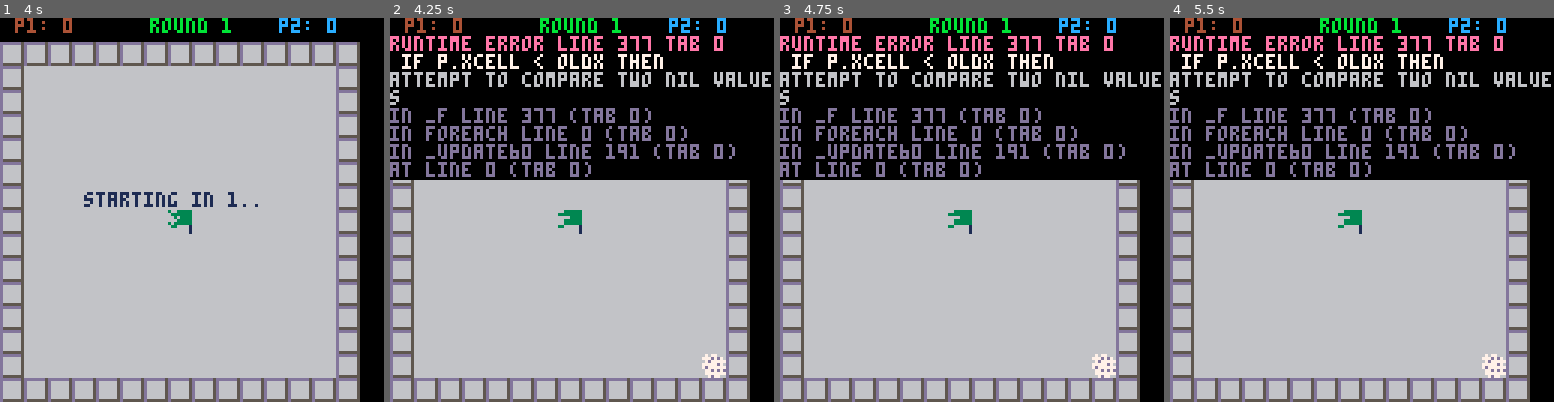
Above: before the commit, frames 1-4 (left to right).
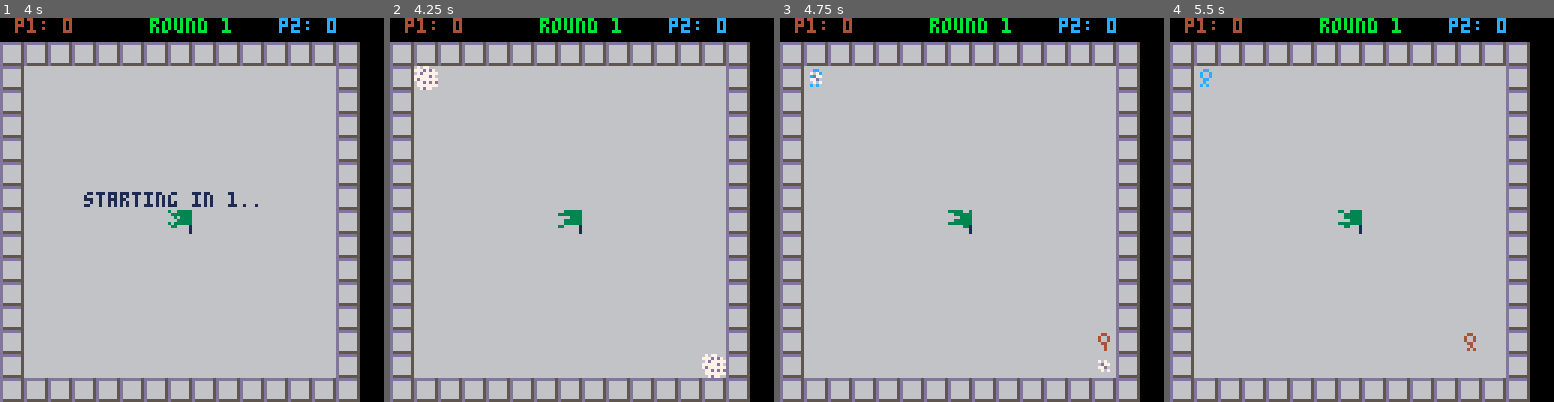
Above: after the commit, the same moments.

Repository: King-Swood/pico-8-fun
Game: PICO-8 cartridge manicctf.p8
The game is run twice, just before and just after one commit, with the same random seed, the same clock (stepped at 60 frames per second) and the same inputs.
Inputs:
- Up to frame 1 (4 s): tap X (X key) at 0.33, 1.07, 1.85, 2.97 s; tap O (Z key) at 0.7, 1.7, 2.1, 2.5, 2.9, 3.3, 3.7 s; hold Right 1.6-2.1 s; hold Up 2.15-2.42 s; hold Right 2.47-3.03 s; hold Left 3.08-3.58 s; hold Down 3.63-3.97 s
- Up to frame 2 (4.25 s): hold Right from 4.02 s (still down); tap X (X key) at 4.08 s; tap O (Z key) at 4.1 s
- Up to frame 3 (4.75 s): tap O (Z key) at 4.5 s; release Right at 4.68 s; hold Up from 4.73 s (still down)
- Up to frame 4 (5.5 s): tap O (Z key) at 4.9, 5.3 s; release Up at 5.03 s; hold Left from 5.08 s (still down); tap X (X key) at 5.2 s

Frame 1 is identical in both runs. In frame 2, 33% of the frame differs, in the area x 0-100%, y 4-43%; in frame 3, 33%; in frame 4, 33%, in the area x 0-100%, y 4-94%.
Error before the commit: runtime error line 377 tab 0; if p.xcell < oldx then; attempt to compare two nil values

Commit message:
Gameplay is now working properly again.

Diff:
--- a/manicctf.p8
+++ b/manicctf.p8
@@ -191,7 +191,7 @@
 			g.scoretimer = 3 * g.framerate
 			g.roundcomplete = true
 		else
-			foreach(g.players, player_update)
+			foreach(g.players,player_update)
 			for i=1,2 do
 				game_stats_update(g.playerstats[i], g.players[i])
 			end
@@ -322,8 +322,8 @@
 	anim_init(a,x,y)
 	a.sp={1}
 	a.stp=0
-	-- a.initialx = xcell
-	-- a.initialy = ycell
+	a.xlast=-999
+	a.ylast=-999
 	a.flag=false
 	a.colour=4
 	a.ai=ai or false
@@ -369,7 +369,7 @@
 		end
 	end
 
-	local oldx = p.xcell
+	local oldx = p.x
 
 	if p.ai then
 		-- p:updateai()
@@ -377,9 +377,9 @@
 		player_update_human(p)
 	end
 
-	if p.xcell < oldx then
+	if p.x < oldx then
 		p.flipx = true
-	elseif p.xcell > oldx then
+	elseif p.x > oldx then
 		p.flipx = false
 	end
 end
@@ -391,16 +391,16 @@
 	local down = (self.rotate == false) and 3 or 1
 
 	if (btnp(left,self.player-1)) then
-		player_set_position(self, self.xcell-1,self.ycell)
+		player_set_position(self, self.x-1,self.y)
 	end
 	if (btnp(right,self.player-1)) then
-		player_set_position(self, self.xcell+1,self.ycell)
+		player_set_position(self, self.x+1,self.y)
 	end
 	if (btnp(up,self.player-1)) then
-		player_set_position(self, self.xcell,self.ycell-1)
+		player_set_position(self, self.x,self.y-1)
 	end
 	if (btnp(down,self.player-1)) then
-		player_set_position(self, self.xcell,self.ycell+1)
+		player_set_position(self, self.x,self.y+1)
 	end
 end
 
@@ -410,8 +410,8 @@
 	anim_draw(p)
 	if p.flag then
 		spr(3,
-			p.x-(p.width/2),
-			p.y-(p.height/2),
+			p.x*8,
+			p.y*8,
 			1,1,
 			p.flipx,
 			p.flipy)
@@ -419,12 +419,13 @@
 	pal()
 end
 
-function player_set_position(self,xcell,ycell)
-	if (not fget(mget(xcell,ycell-1),0)) then
-		self.xcell = xcell
-		self.ycell = ycell
-
-		if (self.xcelllast ~= self.xcell) or (self.ycelllast ~= self.ycell) then
+function player_set_position(self,x,y)
+	local game=g --uses global variable
+	if (not fget(mget(x,y-1),0)) then
+		self.x = x
+		self.y = y
+
+		if (self.xlast ~= self.x) or (self.ylast ~= self.y) then
 			if self.curanim == "initial" then
 				anim_set(self,"walk")
 			elseif self.curanim == "walk" then
@@ -435,23 +436,23 @@
 				function(p)
 					if (p != self) then
 						if (sametile(self, p)) then
-							p:fallrandom()
+							player_fall_random(p)
 
 							if self.flag then
 								self.flag = false
-								game.flag:drop(self.xcell, self.ycell)
-								self:fallrandom()
+								flag_drop(game.flag,self.x, self.y)
+								player_fall_random(self)
 								debug("player "..tostr(self.player).." dropped the flag")
 							elseif p.flag then
 								p.flag = false
 								self.flag = true
 								debug("player "..tostr(self.player).." stole the flag")
 							else
-								self:fallrandom()
+								player_fall_random(self)
 							end
 
 							while sametile(self, p) do
-								p:moverandom()
+								player_move_random(p)
 							end
 						end
 					end
@@ -459,8 +460,8 @@
 			)
 		end
 
-		self.xcelllast = self.xcell
-		self.ycelllast = self.ycell
+		self.xlast = self.x
+		self.ylast = self.y
 	end
 
 	if (game.flag.visible) then
@@ -469,6 +470,42 @@
 			self.flag = true
 		end
 	end
+end
+
+function player_fall_random(self)
+	if self.curanim ~= "fallen" then
+		anim_set(self,"fallen")
+		self.falltimer = 0
+		player_move_random(self)
+	end
+end
+
+function player_move_random(self, dirx, diry)
+	dirx = dirx or 0
+	diry = diry or 0
+
+	local x = dirx
+	if x == 0 then
+		x = flr(rnd(3))-1
+	end
+
+	local y = diry
+	if y == 0 then
+		y = flr(rnd(3))-1
+	end
+
+	if y ~= 0 and x ~= 0 then
+		if (rnd(2)) == 1 then
+			y = 0
+		else
+			x = 0
+		end
+	end
+
+	-- debug("p "..tostr(self.player).." random move")
+	-- local x = flr(rnd(3))-1
+	-- local y = flr(rnd(3))-1
+	player_set_position(self, self.x+x,self.y+y)
 end
 
 function flag_create(x, y)
@@ -479,9 +516,9 @@
 	return f
 end
 
-function flag_drop(f,xcell,ycell)
-	f.xcell = xcell
-	f.ycell = ycell
+function flag_drop(f,x,y)
+	f.x = x
+	f.y = y
 	f.visible = true
 end
 
@@ -505,6 +542,8 @@
 	a.y=y
 	a.flipx=false
 	a.flipy=false
+	a.width=8
+	a.height=8
 	a.visible=true
 	a.f=1
 	a.sp={0}
@@ -552,6 +591,12 @@
 function flip_player(corner)
 	if (corner == 2) or (corner == 3) then return true
 	else return false end
+end
+
+function sametile(a1,a2)
+	if (a1.x == a2.x) and (a1.y == a2.y) then return true
+	else return false
+	end
 end
 
 -- game=
